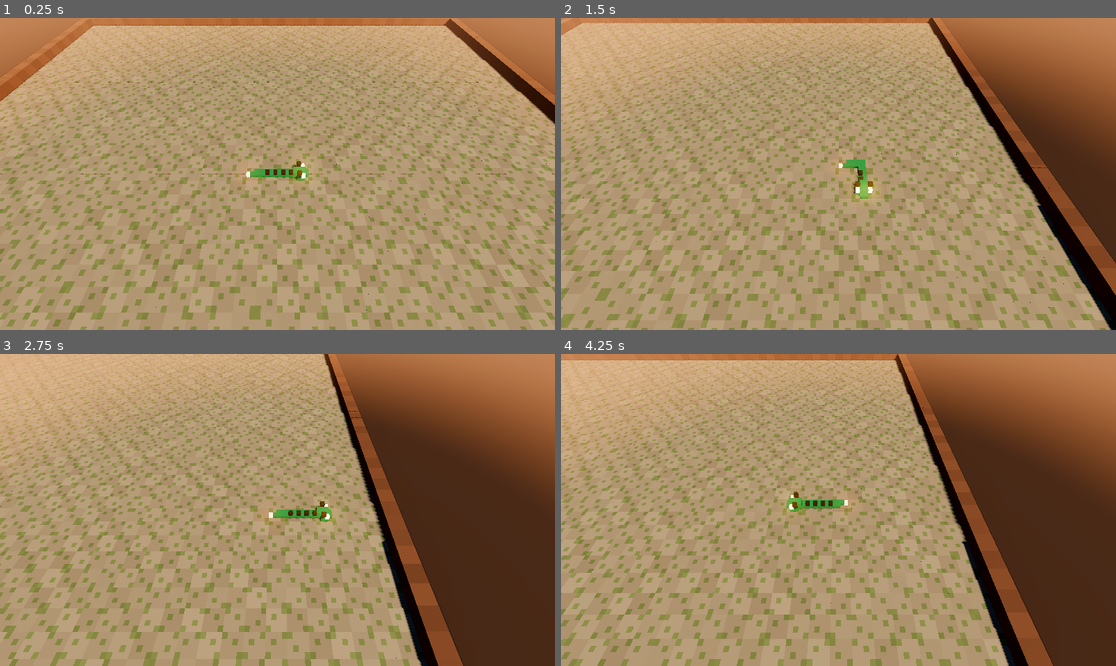
Above: before the commit, frames 1-4 (two rows, left to right).
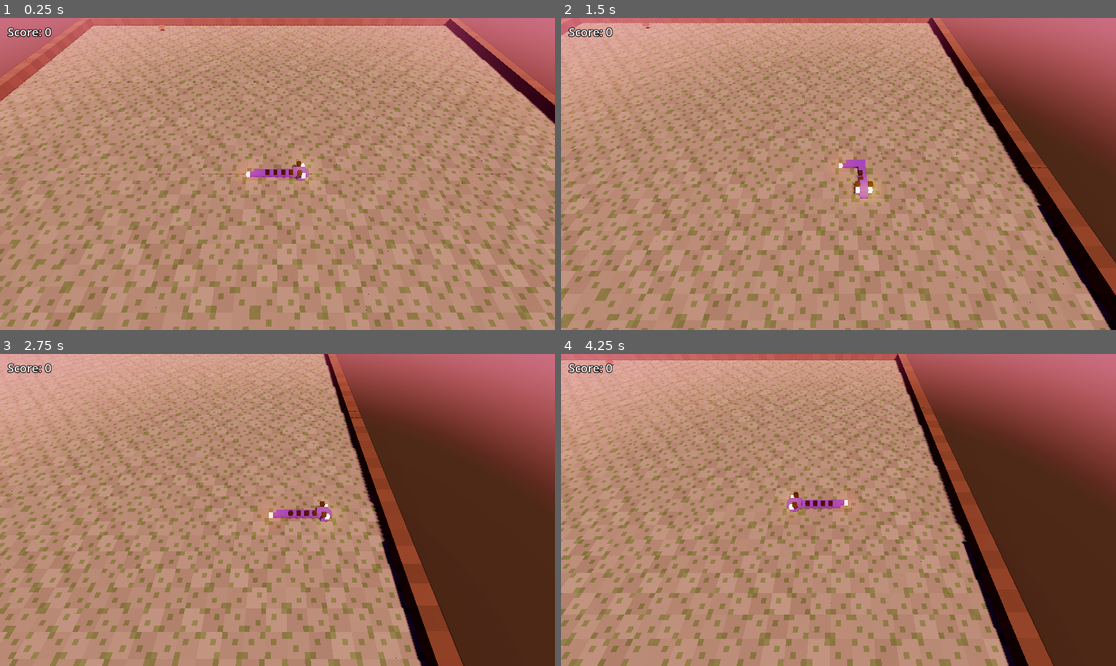
Above: after the commit, the same moments.

Repository: Michaelypp/D4
Game: Godot game, scene res://main.tscn
Two runs of this game, one before a commit and one after it. Both use one fixed random seed, a clock stepped at 60 frames per second and the inputs below.
Inputs:
- Up to frame 1 (0.25 s): no input
- Up to frame 2 (1.5 s): hold Right (ui_right) 0.53-1.28 s; hold Down (ui_down) from 1.28 s (still down)
- Up to frame 3 (2.75 s): release Down (ui_down) at 2.03 s; hold Right (ui_right) from 2.03 s (still down)
- Up to frame 4 (4.25 s): release Right (ui_right) at 2.78 s; hold Up (ui_up) 2.78-3.53 s; hold Left (ui_left) from 3.53 s (still down)

The runs differ from the first frame. In frame 1, 6.6% of the frame differs, in the area x 0-100%, y 0-53%; in frame 2, 6.0%; in frame 3, 5.4%; in frame 4, 6.5%.

Commit message:
Implement baseline ingredient pickup, belt growth, and score HUD

Diff:
--- a/app/main.gd
+++ b/app/main.gd
@@ -16,13 +16,17 @@
 var meshes := {}  # kit piece name -> Mesh, shared by everything that shows it (Flyweight)
 var segments: Array[MeshInstance3D] = []
 var camera := Camera3D.new()
+var ingredient := MeshInstance3D.new()
+var score_label := Label.new()
 var _clock := 0.0
 
 
 func _ready() -> void:
 	meshes = Stage.load_kit()
 	_build_stage()
+	_build_pickup_display()
 	_draw_dragon()
+	_draw_pickup()
 
 
 ## Input arrives as events, so even a tap shorter than one frame is never missed.
@@ -38,6 +42,7 @@
 		_clock -= TICK_SECONDS
 		session.tick()
 		_draw_dragon()
+		_draw_pickup()
 	_follow(delta)
 
 
@@ -75,3 +80,28 @@
 
 func _center(cell: Vector2i) -> Vector3:
 	return Vector3(cell.x + 0.5, 0, cell.y + 0.5)
+
+
+func _build_pickup_display() -> void:
+	var mesh := BoxMesh.new()
+	mesh.size = Vector3(0.58, 0.23, 0.42)
+	var material := StandardMaterial3D.new()
+	material.albedo_color = Color("ff7859")
+	material.shading_mode = BaseMaterial3D.SHADING_MODE_UNSHADED
+	mesh.material = material
+	ingredient.mesh = mesh
+	add_child(ingredient)
+
+	var hud := CanvasLayer.new()
+	add_child(hud)
+	hud.add_child(score_label)
+	score_label.position = Vector2(16, 12)
+	score_label.add_theme_font_size_override("font_size", 24)
+	score_label.add_theme_constant_override("outline_size", 6)
+
+
+func _draw_pickup() -> void:
+	var cell := session.ingredient_cell
+	ingredient.visible = not session.board.is_solid(cell)
+	ingredient.position = _center(cell) + Vector3.UP * 0.35
+	score_label.text = "Score: %d" % session.score
--- a/app/stage.gd
+++ b/app/stage.gd
@@ -4,8 +4,8 @@
 class_name Stage
 extends Node3D
 
-const SKY_TOP := Color("1b2f4a")
-const HORIZON := Color("e0936a")  # dusk; the fog uses it too, so the floor melts into the sky
+const SKY_TOP := Color("2a0f4a")
+const HORIZON := Color("f06aa0")  # dusk; the fog uses it too, so the floor melts into the sky
 const EARTH := Color("3a2f2a")  # warm dark ground beyond the board
 
 var rng := RandomNumberGenerator.new()  # seeded, so the stage looks the same every load
--- a/core/session.gd
+++ b/core/session.gd
@@ -6,15 +6,34 @@
 
 var board: Board
 var dragon: Dragon
+var score := 0
+var ingredient_cell := Vector2i(-1, -1)
+var _rng := RandomNumberGenerator.new()
 
 
-func _init(grid_size: Vector2i) -> void:
+func _init(grid_size: Vector2i, seed_value := 121) -> void:
 	board = Board.bordered(grid_size)
 	dragon = Dragon.new(grid_size)
+	_rng.seed = seed_value
+	_spawn_ingredient()
 
 
-## One step of the rules. TODO for D4: food, growth, and collisions with the dragon's
-## own body and with solid tiles (board.is_solid). Each needs the dragon and something
-## else, which is why they go here rather than in Dragon.tick.
 func tick() -> void:
+	var old_tail: Vector2i = dragon.body.back()
 	dragon.tick()
+	if dragon.body[0] == ingredient_cell:
+		dragon.body.append(old_tail)
+		score += 1
+		_spawn_ingredient()
+
+
+func _spawn_ingredient() -> void:
+	var open_cells: Array[Vector2i] = []
+	for y in board.size.y:
+		for x in board.size.x:
+			var cell := Vector2i(x, y)
+			if not board.is_solid(cell) and cell not in dragon.body:
+				open_cells.append(cell)
+	ingredient_cell = Vector2i(-1, -1)
+	if not open_cells.is_empty():
+		ingredient_cell = open_cells[_rng.randi_range(0, open_cells.size() - 1)]
--- a/tests/session_test.gd
+++ b/tests/session_test.gd
@@ -11,3 +11,30 @@
 	var session := Session.new(Vector2i(10, 10))
 	assert_true(session.board.is_solid(Vector2i(0, 0)))
 	assert_true(not session.board.is_solid(session.dragon.body[0]))
+
+
+func test_pickup_grows_the_belt_and_scores() -> void:
+	var session := Session.new(Vector2i(10, 10))
+	session.ingredient_cell = Vector2i(6, 5)
+	var old_tail: Vector2i = session.dragon.body.back()
+	assert_eq(session.dragon.body.size(), 4)
+	assert_eq(session.score, 0)
+
+	session.tick()
+
+	assert_eq(session.dragon.body.size(), 5)
+	assert_eq(session.score, 1)
+	assert_eq(session.dragon.body.back(), old_tail)
+	assert_true(not session.board.is_solid(session.ingredient_cell))
+	assert_true(session.ingredient_cell not in session.dragon.body)
+
+
+func test_same_seed_repeats_ingredient_placement() -> void:
+	var first := Session.new(Vector2i(10, 10), 121)
+	var second := Session.new(Vector2i(10, 10), 121)
+	assert_eq(first.ingredient_cell, second.ingredient_cell)
+	first.ingredient_cell = Vector2i(6, 5)
+	second.ingredient_cell = first.ingredient_cell
+	first.tick()
+	second.tick()
+	assert_eq(first.ingredient_cell, second.ingredient_cell)
Binary file changed: art/dragon_kit.glb
